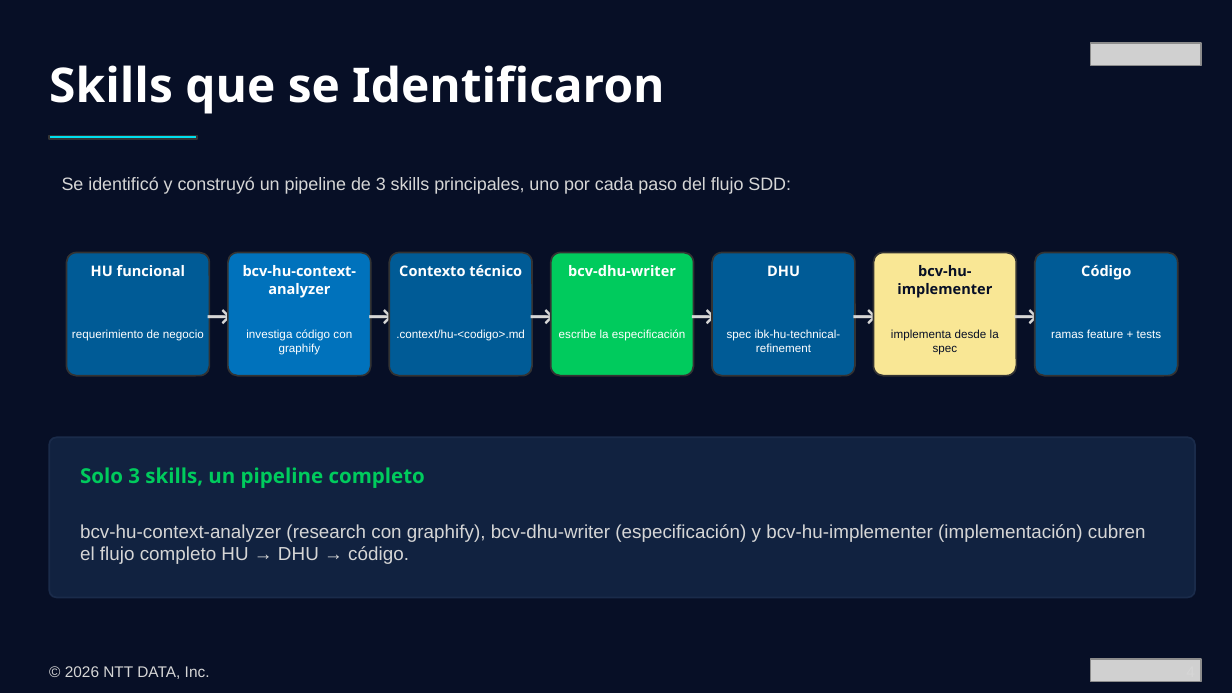
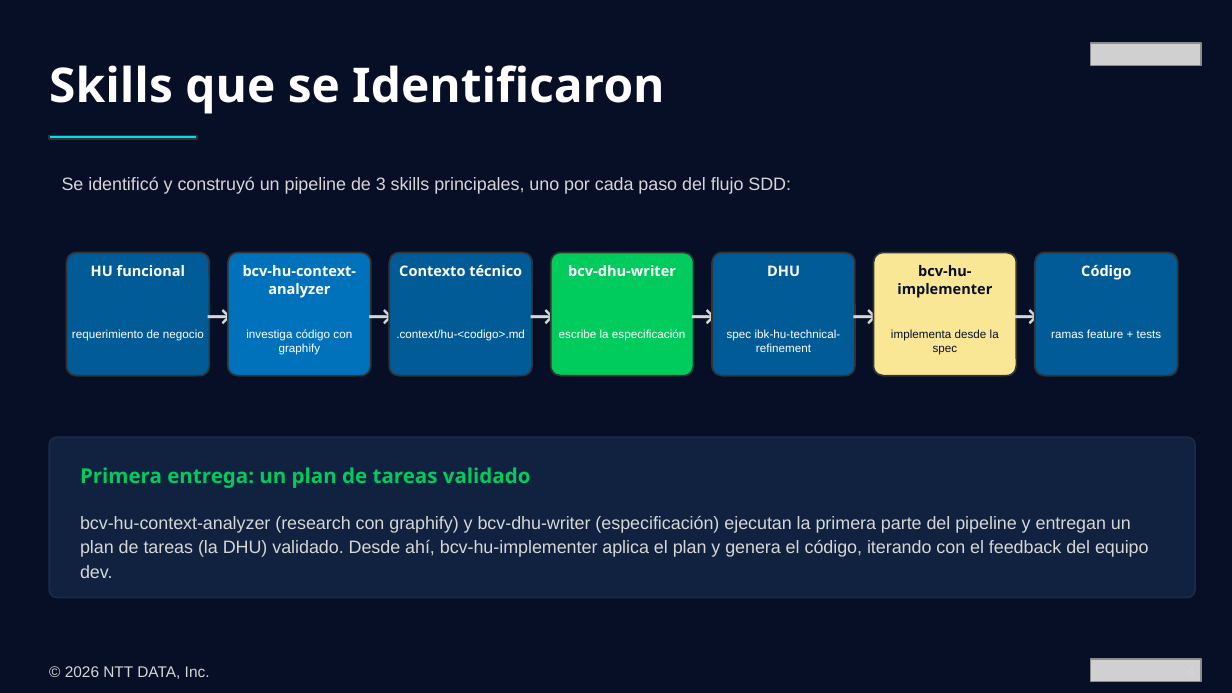
Before and after one commit to Jose-Mejia-NTT/skills-assi-comercial, a slide deck: slide 4 of presentations/presentacion-ejecutiva-skills-ia-bcv-resumen.pptx. Drawn at 1232x693 pixels with LibreOffice and Linux fonts; fonts in the diff are those of the drawing; grey boxes stand for pictures. Boxes give left, top, right and bottom in pixels: in the first picture for what was removed or moved away, otherwise in the second. Text is boxed around its words. In the diff, an @@ line names an element or a change of style, - is before the commit and + after.

```diff
--- a/presentations/presentacion-ejecutiva-skills-ia-bcv-resumen.pptx
+++ b/presentations/presentacion-ejecutiva-skills-ia-bcv-resumen.pptx
@@ text at bbox=[80, 467, 531, 488]: text changed @@
-Solo 3 skills, un pipeline completo
+Primera entrega: un plan de tareas validado
@@ text at bbox=[80, 516, 1149, 578]: text changed; size 11 to 10.5 pt @@
-bcv-hu-context-analyzer (research con graphify), bcv-dhu-writer (especificación) y bcv-hu-implementer (implementación) cubren el flujo completo HU → DHU → código.
+bcv-hu-context-analyzer (research con graphify) y bcv-dhu-writer (especificación) ejecutan la primera parte del pipeline y entregan un plan de tareas (la DHU) validado. Desde ahí, bcv-hu-implementer aplica el plan y genera el código, iterando con el feedback del equipo dev.
```
Also in this commit, not shown: 1 other slide changed, 4 other files.
